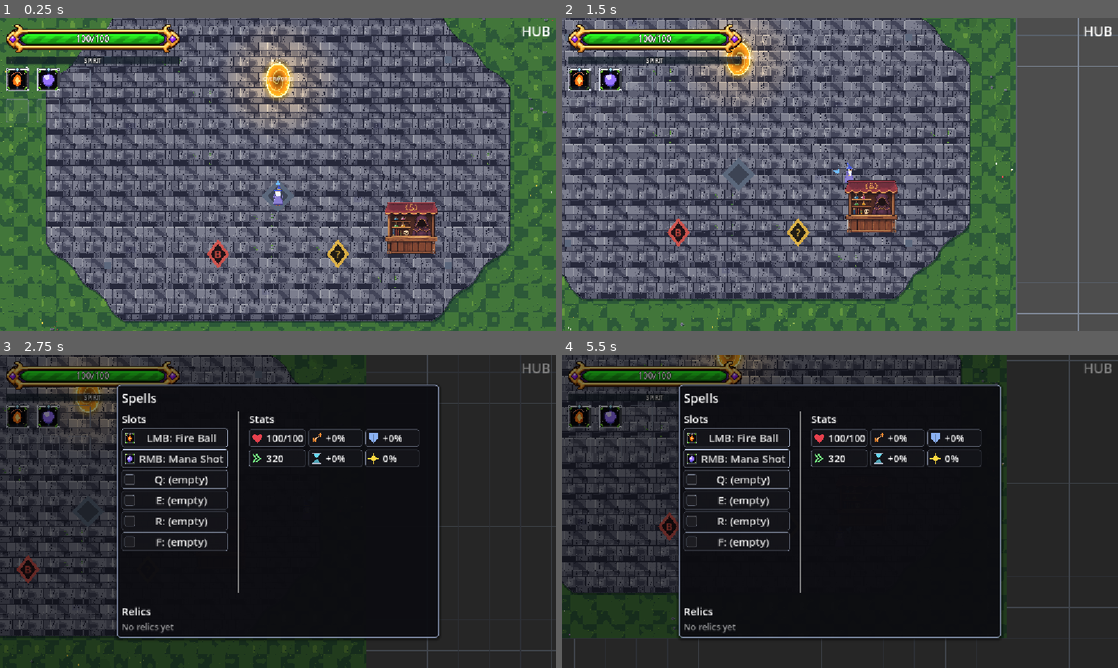
Above: before the commit, frames 1-4 (two rows, left to right).
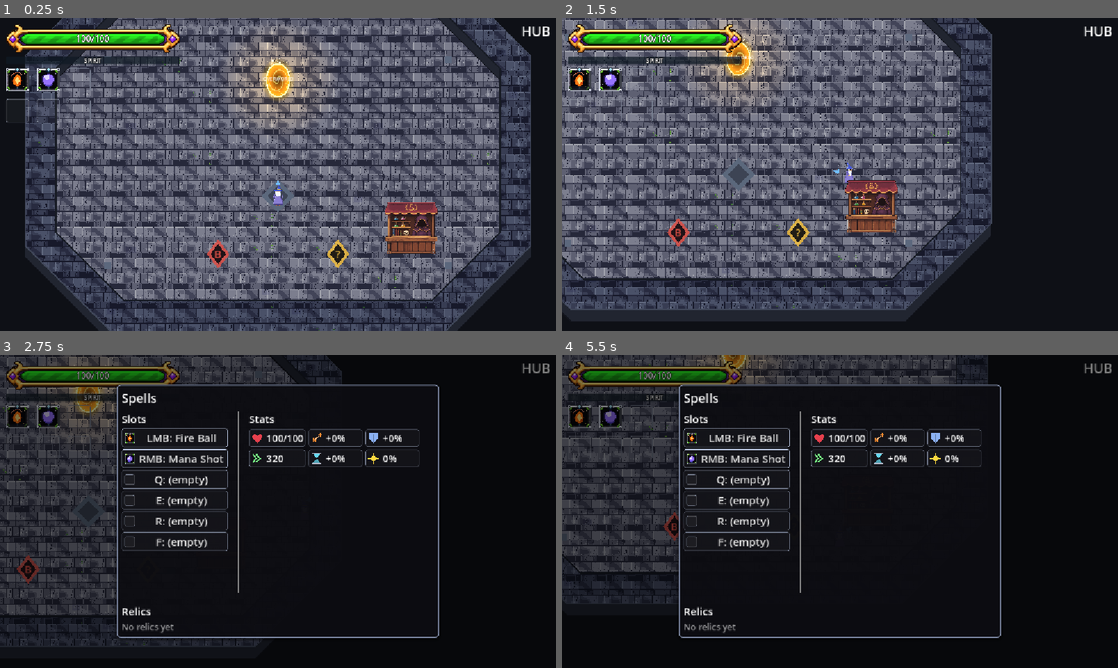
Above: after the commit, the same moments.

Repository: BestestGameStudio/gangU
Game: Godot game, scene res://game/core/main.tscn
Two runs of this game, one before a commit and one after it. Both use one fixed random seed, a clock stepped at 60 frames per second and the inputs below. Sound files missing from this copy of the repository are replaced by a short silence.
Inputs (mouse positions are in pixels of both pictures, inside the frame that each line leads up to):
- Up to frame 1 (0.25 s): no input
- Up to frame 2 (1.5 s): tap Enter at 0.5 s; move the mouse to (962, 158) at 0.52 s; hold D (move_right) 0.53-1.25 s; hold Space (cast) 0.53-1.25 s; click (962, 158) at 0.67 s; drag from (728, 190) to (756, 58) at 1.27 s
- Up to frame 3 (2.75 s): move the mouse to (333, 442) at 2.02 s; hold D (move_right) from 2.03 s (still down); hold Tab (equip_panel) from 2.03 s (still down)
- Up to frame 4 (5.5 s): release D (move_right) at 2.75 s; release Tab (equip_panel) at 2.75 s; drag from (812, 574) to (589, 570) at 2.77 s; move the mouse to (1006, 558) at 3.52 s; hold A (move_left) 3.53-4.25 s; tap C (use_consumable) at 3.6 s; drag from (673, 464) to (762, 570) at 4.27 s; move the mouse to (867, 511) at 5.02 s; hold S (move_down) from 5.03 s (still down); tap E at 5.1 s; click (867, 511) at 5.17 s

The runs differ from the first frame. In frame 1, 29% of the frame differs, in the area x 0-100%, y 0-100%; in frame 2, 41%; in frame 3, 31%; in frame 4, 35%.

Commit message:
Enclose hub in shaded brick walls with terrain collision

Diff:
--- a/game/world/hub.tscn
+++ b/game/world/hub.tscn
@@ -6,7 +6,15 @@
 [ext_resource type="PackedScene" uid="uid://bgangu218dir" path="res://game/ui/spell_directory.tscn" id="8"]
 [ext_resource type="PackedScene" uid="uid://bgangu325sta" path="res://game/ui/bestiary_station.tscn" id="9_best"]
 
+[ext_resource type="Script" path="res://game/world/terrain/terrain_map.gd" id="terrain"]
+
 [node name="Hub" type="Node2D"]
+
+[node name="Terrain" type="Node2D" parent="."]
+visible = false
+script = ExtResource("terrain")
+cell_size = 32
+art_enabled = false
 
 [node name="Floor" type="Node2D" parent="."]
 script = ExtResource("hub_floor")
--- a/game/world/hub_floor.gd
+++ b/game/world/hub_floor.gd
@@ -6,39 +6,105 @@
 const CENTER := Vector2(576, 410)
 const HALF := Vector2(460, 310)
 const CHAMFER := 140.0
+const WALL_WIDTH := 64.0
+const WALL_HEIGHT := Vector2(0, -24)
 
 var outline: PackedVector2Array
+var _wall_outer: PackedVector2Array
+var _floor_tiles: Array[Dictionary] = []
+var _wall_tiles: Array[Dictionary] = []
 
 func _init() -> void:
 	z_index = -80
 	texture_filter = CanvasItem.TEXTURE_FILTER_NEAREST
-	outline = _octagon()
+	outline = _octagon(0.0)
+	_wall_outer = _octagon(WALL_WIDTH)
+	_build_tiles()
 
 func covers(p: Vector2) -> bool:
 	return Geometry2D.is_point_in_polygon(p, outline)
 
-func _octagon() -> PackedVector2Array:
+func _octagon(expand: float) -> PackedVector2Array:
+	var half := HALF + Vector2.ONE * expand
+	var chamfer := CHAMFER + expand * (2.0 - sqrt(2.0))
 	var pts := PackedVector2Array()
 	for v: Vector2 in [
-		Vector2(-HALF.x + CHAMFER, -HALF.y), Vector2(HALF.x - CHAMFER, -HALF.y),
-		Vector2(HALF.x, -HALF.y + CHAMFER), Vector2(HALF.x, HALF.y - CHAMFER),
-		Vector2(HALF.x - CHAMFER, HALF.y), Vector2(-HALF.x + CHAMFER, HALF.y),
-		Vector2(-HALF.x, HALF.y - CHAMFER), Vector2(-HALF.x, -HALF.y + CHAMFER),
+		Vector2(-half.x + chamfer, -half.y), Vector2(half.x - chamfer, -half.y),
+		Vector2(half.x, -half.y + chamfer), Vector2(half.x, half.y - chamfer),
+		Vector2(half.x - chamfer, half.y), Vector2(-half.x + chamfer, half.y),
+		Vector2(-half.x, half.y - chamfer), Vector2(-half.x, -half.y + chamfer),
 	]:
 		pts.append(CENTER + v)
 	return pts
 
-func _lattice_type(i: int, j: int) -> int:
-	return DualGrid.T.STONE if covers(Vector2(i, j) * DualGrid.CELL) else DualGrid.T.GRASS
+func _ready() -> void:
+	var terrain := get_parent().get_node("Terrain") as TerrainMap
+	var cells := {}
+	var lo := terrain.world_to_cell(CENTER - HALF - Vector2.ONE * WALL_WIDTH)
+	var hi := terrain.world_to_cell(CENTER + HALF + Vector2.ONE * WALL_WIDTH)
+	for cy in range(lo.y, hi.y + 1):
+		for cx in range(lo.x, hi.x + 1):
+			var at := terrain.cell_to_world(Vector2i(cx, cy))
+			if Geometry2D.is_point_in_polygon(at, _wall_outer) and not covers(at):
+				cells[Vector2i(cx, cy)] = TerrainTypes.OBSTACLE
+	terrain.set_cells(cells)
+
+## Full stone tiles use the shared deterministic variant selection. Clip
+## them to the plaza and wall cap once; the wall has no grass in its joints.
+func _build_tiles() -> void:
+	var lo := Vector2i(((CENTER - HALF - Vector2.ONE * WALL_WIDTH) / 64.0).floor())
+	var hi := Vector2i(((CENTER + HALF + Vector2.ONE * WALL_WIDTH) / 64.0).ceil())
+	for j in range(lo.y, hi.y):
+		for i in range(lo.x, hi.x):
+			var tile := DualGrid.tile(i, j, [DualGrid.T.STONE, DualGrid.T.STONE,
+				DualGrid.T.STONE, DualGrid.T.STONE])
+			if tile.is_empty():
+				continue
+			var at := Vector2(i, j) * 64.0
+			var rect := PackedVector2Array([at, at + Vector2(64, 0),
+				at + Vector2(64, 64), at + Vector2(0, 64)])
+			for piece: PackedVector2Array in Geometry2D.intersect_polygons(rect, outline):
+				_floor_tiles.append(_tile_piece(piece, at, tile))
+			for piece: PackedVector2Array in Geometry2D.intersect_polygons(rect, _wall_outer):
+				for ring: PackedVector2Array in Geometry2D.clip_polygons(piece, outline):
+					_wall_tiles.append(_tile_piece(ring, at, tile))
+
+func _tile_piece(poly: PackedVector2Array, at: Vector2, tile: Dictionary) -> Dictionary:
+	var uv := PackedVector2Array()
+	var size: Vector2 = tile["tex"].get_size()
+	for p in poly:
+		uv.append((tile["src"].position + p - at) / size)
+	return {"poly": poly, "uv": uv, "tex": tile["tex"]}
+
+func _draw_faces(poly: PackedVector2Array, inner: bool) -> void:
+	for i in poly.size():
+		var a := poly[i]
+		var b := poly[(i + 1) % poly.size()]
+		# South-facing edges: exterior south and the inside of the north wall.
+		if (b.x < a.x) != inner and not is_equal_approx(a.x, b.x):
+			draw_colored_polygon(PackedVector2Array([a, b, b + WALL_HEIGHT, a + WALL_HEIGHT]),
+				Color(0.13, 0.145, 0.19))
+			draw_line(a, b, Color(0.07, 0.08, 0.11), 2.0)
 
 func _draw() -> void:
-	var lo := Vector2i(((CENTER - HALF) / float(DualGrid.CELL)).floor()) - Vector2i.ONE
-	var hi := Vector2i(((CENTER + HALF) / float(DualGrid.CELL)).ceil()) + Vector2i.ONE
-	for j in range(lo.y, hi.y):
-		for i in range(lo.x, hi.x):
-			var corners := [_lattice_type(i, j), _lattice_type(i + 1, j),
-				_lattice_type(i + 1, j + 1), _lattice_type(i, j + 1)]
-			var tile := DualGrid.tile(i, j, corners)
-			if not tile.is_empty():
-				draw_texture_rect_region(tile["tex"], Rect2(Vector2(i, j) * DualGrid.CELL,
-					Vector2.ONE * DualGrid.CELL), tile["src"])
+	# Hide the neutral global reference grid while this scene is mounted.
+	draw_rect(Rect2(-8192, -8192, 16384, 16384), Color(0.055, 0.065, 0.085))
+	for tile in _floor_tiles:
+		draw_polygon(tile["poly"], PackedColorArray([Color.WHITE]), tile["uv"], tile["tex"])
+	# A raised, darker cap made from the existing brick tiles. Dedicated wall
+	# art can replace this first pass without changing the collision footprint.
+	draw_set_transform(WALL_HEIGHT)
+	for tile in _wall_tiles:
+		draw_polygon(tile["poly"], PackedColorArray([Color(0.60, 0.64, 0.73)]), tile["uv"], tile["tex"])
+	draw_set_transform(Vector2.ZERO)
+	_draw_faces(_wall_outer, false)
+	_draw_faces(outline, true)
+	var outer_top := _wall_outer.duplicate()
+	var inner_top := outline.duplicate()
+	for i in outer_top.size():
+		outer_top[i] += WALL_HEIGHT
+		inner_top[i] += WALL_HEIGHT
+	outer_top.append(outer_top[0])
+	inner_top.append(inner_top[0])
+	draw_polyline(outer_top, Color(0.25, 0.28, 0.35), 2.0)
+	draw_polyline(inner_top, Color(0.09, 0.105, 0.14), 3.0)
Not shown: 1 places in game/world/hub.tscn that only renumber resources
